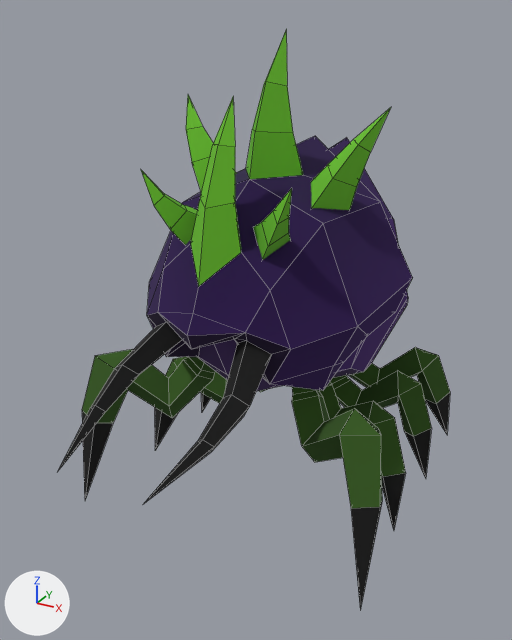
An edit to the FBX model Assets/Models/DarkBug_2lvl.fbx, drawn before and after from the same camera.
Rendered twice from a 50 mm camera at (146.0, -306.0, 232.0) aimed at (-12.0, -20.0, 89.0). Every picture has the same lights, and +X, +Y and +Z are marked at lower left. Mesh edges are drawn as thin lines. Where no turn or scale is listed for an object, it has been applied to the vertices.

In view in the first picture: 'DarkBug_2lvl'.
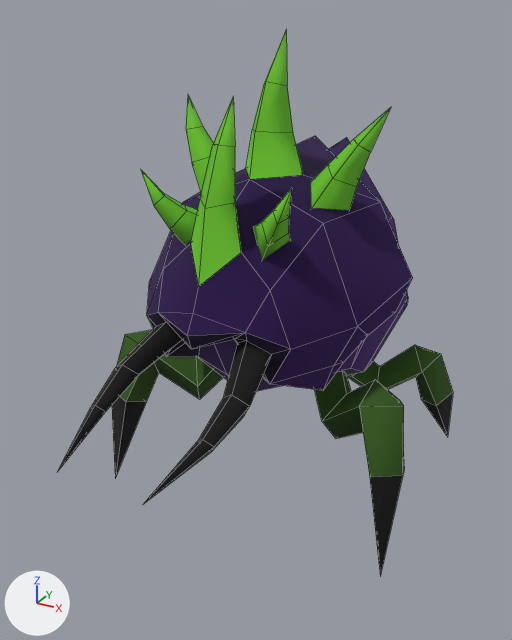
What the commit changed:
me_wood_louse__005 is used by ob_darkbug_2lvl; location (0.0, 0.0, 0.0).
me_wood_louse__005 had 412 vertices, 428 faces and spanned x -78.0..78.0, y -155.0..149.0, z -3.0..224.0.
me_wood_louse__005 now has 308 vertices, 324 faces and spans x -79.0..79.0, y -155.0..149.0, z -3.0..224.0.
me_wood_louse__005 part 1: the loose piece of 26 vertices spanning x 19.0..78.0, y -87.0..-35.0, z -1.0..83.0 is rebuilt with 26 vertices and now spans x 18.0..79.0, y -63.0..-9.0, z -3.0..84.0.
me_wood_louse__005 part 2: the loose piece of 26 vertices spanning x -78.0..-19.0, y -87.0..-35.0, z -1.0..83.0 is rebuilt with 26 vertices and now spans x -79.0..-18.0, y -63.0..-9.0, z -3.0..84.0.
me_wood_louse__005 part 3: the loose piece of 26 vertices spanning x 7.0..72.0, y 32.0..66.0, z -1.0..59.0 is rebuilt with 26 vertices and now spans x 5.0..73.0, y 31.0..67.0, z -3.0..60.0.
me_wood_louse__005 part 4: the loose piece of 26 vertices spanning x -73.0..-6.0, y 10.0..29.0, z -3.0..58.0 is deleted.
me_wood_louse__005 part 5: the loose piece of 26 vertices spanning x 6.0..73.0, y 10.0..29.0, z -3.0..58.0 is deleted.
Part 6, on me_wood_louse__005:
52 vertices are removed from x -73.0..73.0, y -33.0..3.0, z -1.0..67.0.
52 faces are deleted.
me_wood_louse__005 part 7: the surface is now shaded smooth.

Pixel boxes [x1, y1, x2, y2] of what changed, in the pictures (512 x 640 px):
'DarkBug_2lvl', reshaped: before [58, 31, 450, 610]; after [58, 31, 453, 576]
part 1 of me_wood_louse__005, rebuilt (8% shorter): before [292, 387, 382, 610]; after [315, 371, 404, 576]
part 2 of me_wood_louse__005, rebuilt: before [82, 349, 215, 499]; after [112, 330, 223, 478]
part 3 of me_wood_louse__005, rebuilt: before [349, 347, 450, 434]; after [347, 345, 453, 437]
part 4 of me_wood_louse__005, deleted: before [201, 389, 267, 412]
part 5 of me_wood_louse__005, deleted (green): before [330, 370, 431, 478]
part 6 of me_wood_louse__005, deleted: before [155, 357, 406, 530]
